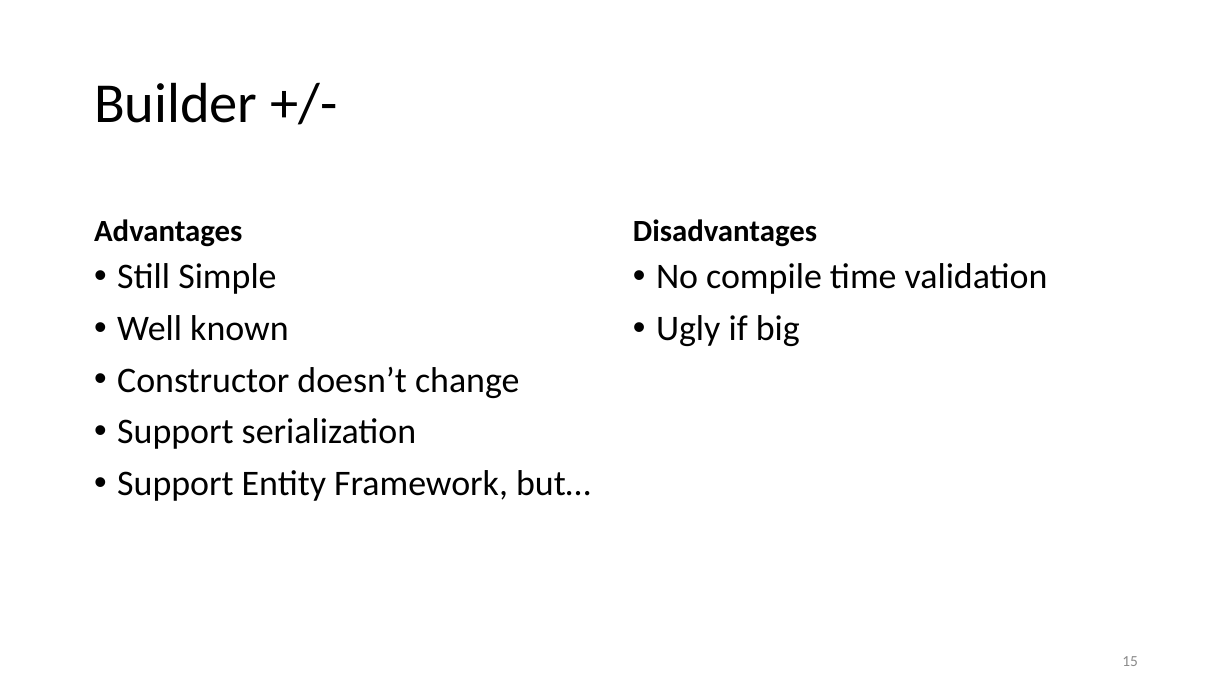
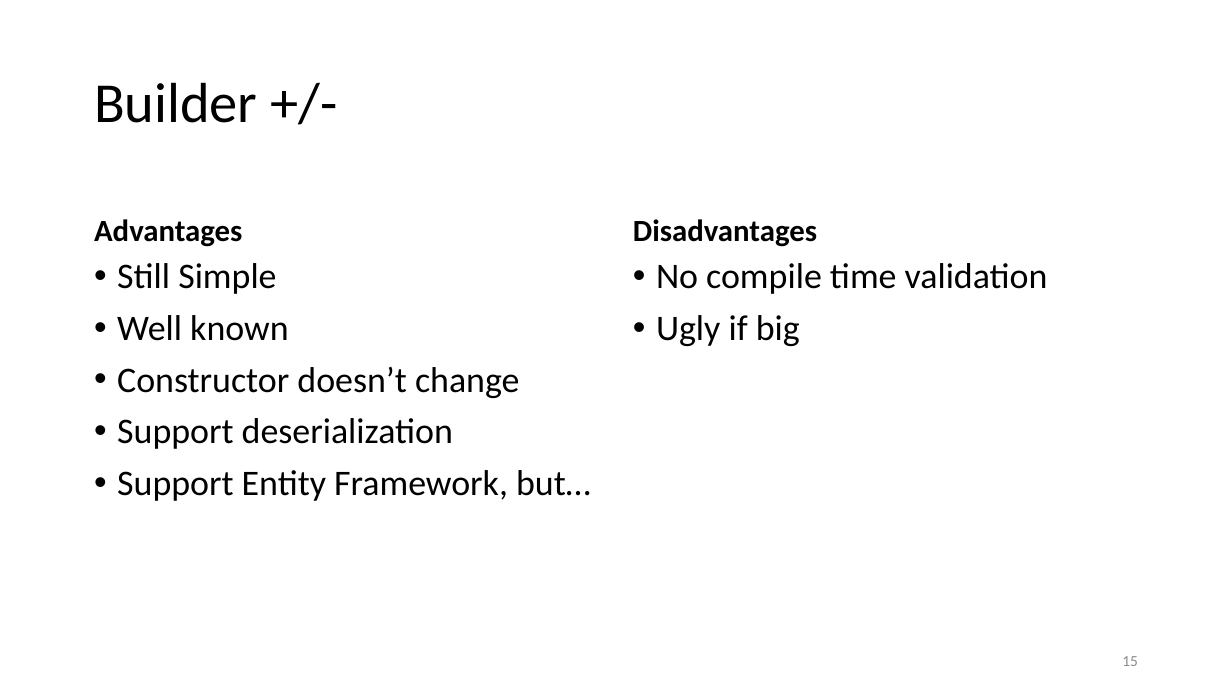
Before and after one commit to kugushev/presentations, a slide deck: slide 15 of Presentation.pptx. Drawn at 1232x693 pixels with LibreOffice and Linux fonts; fonts in the diff are those of the drawing. Boxes give left, top, right and bottom in pixels: in the first picture for what was removed or moved away, otherwise in the second. Text is boxed around its words. In the diff, an @@ line names an element or a change of style, - is before the commit and + after.

```diff
--- a/Presentation.pptx
+++ b/Presentation.pptx
@@ text at (117, 418, 453, 449): text changed @@
-• Support serialization
+• Support deserialization
```
Also in this commit, not shown: 3 other slides changed, 2 other files.
